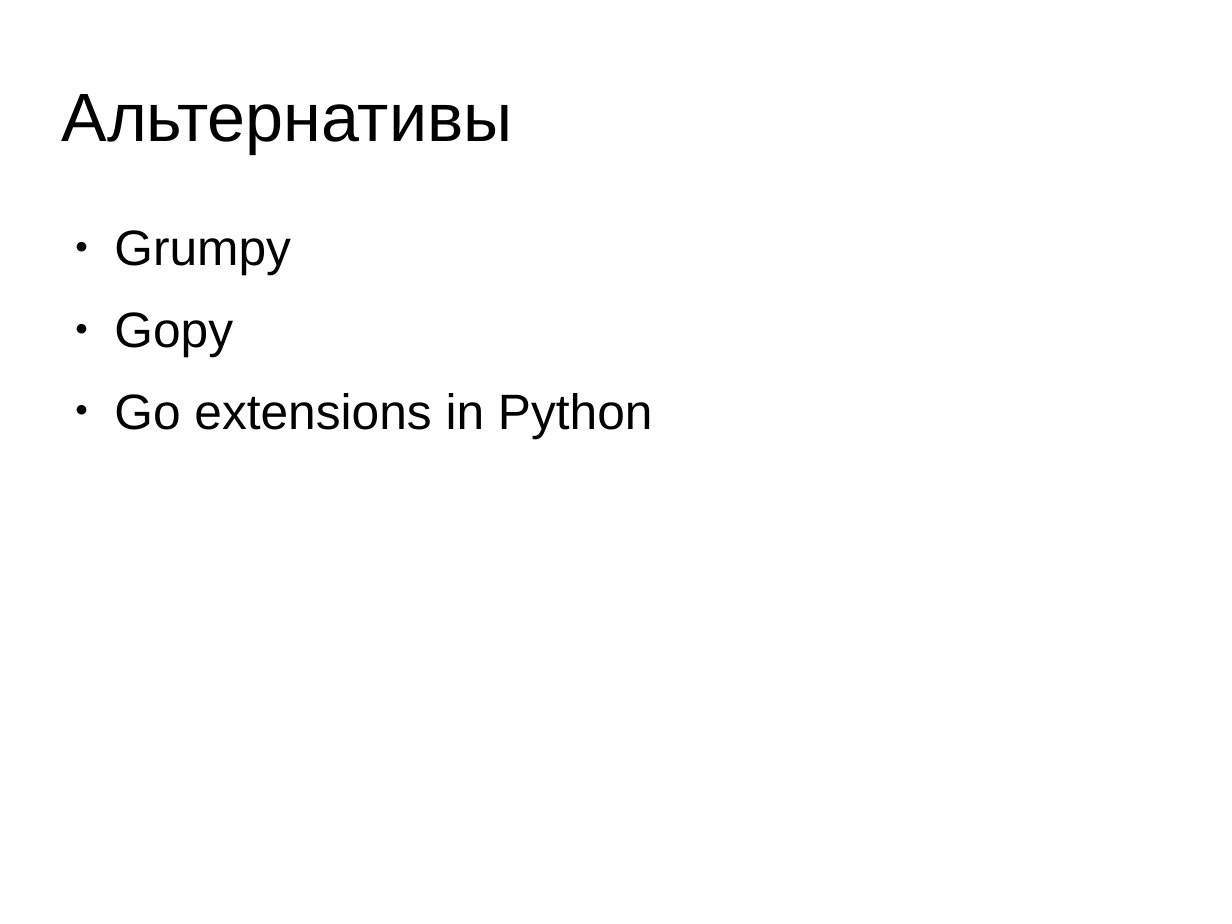
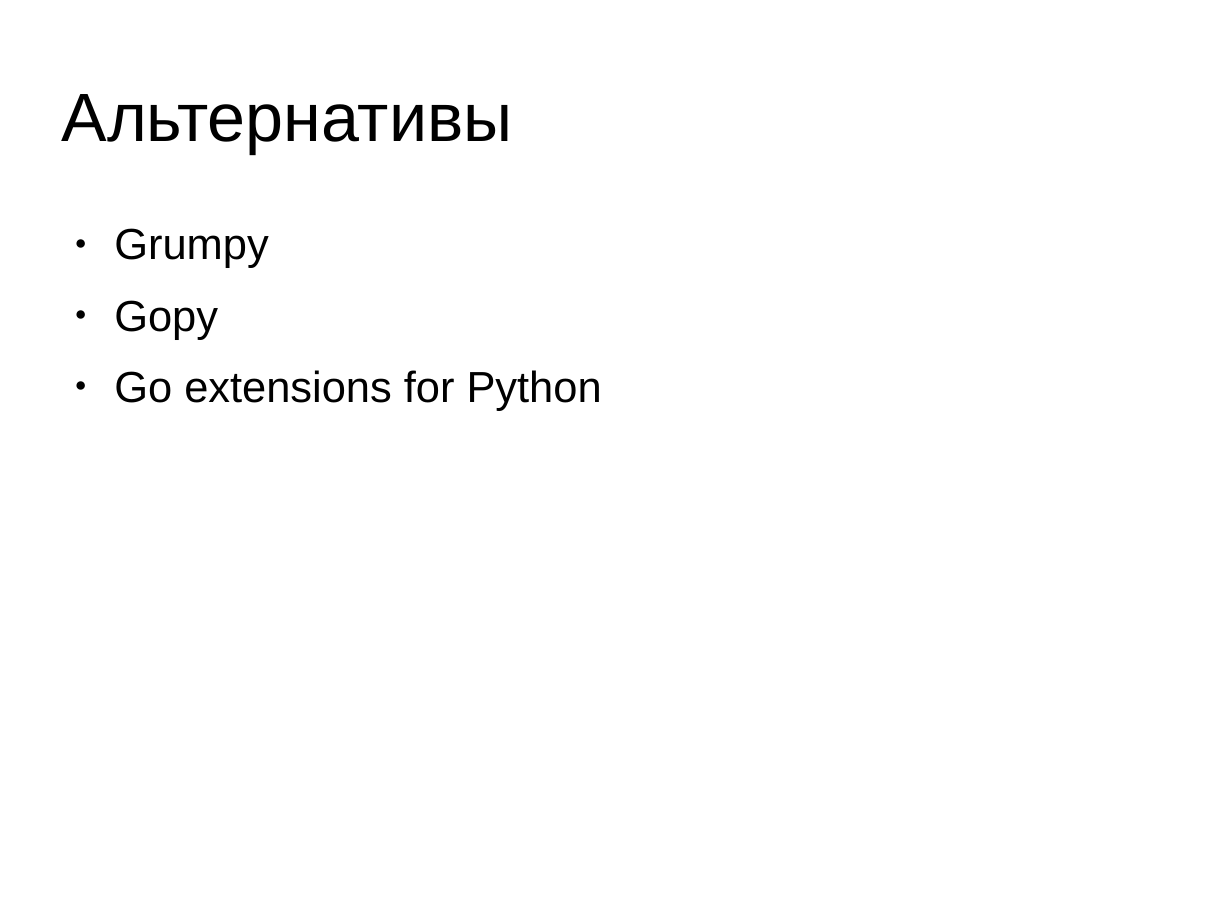
Before and after one commit to deslum/gopipe, a slide deck: slide 5 of presentation.odp. Drawn at 1232x924 pixels with LibreOffice and Linux fonts; fonts in the diff are those of the drawing. Boxes give left, top, right and bottom in pixels: in the first picture for what was removed or moved away, otherwise in the second. Text is boxed around its words. In the diff, an @@ line names an element or a change of style, - is before the commit and + after.

```diff
--- a/presentation.odp
+++ b/presentation.odp
@@ text at <box>114,228,268,340</box>: size 32 to 28 pt in "Grumpy", "Gopy"; less space between paragraphs @@
@@ text at <box>114,370,602,411</box>: text changed; size 32 to 28 pt @@
-● Go extensions in Python
+● Go extensions for Python
```
Also in this commit, not shown: 6 other slides changed, 14 slides added, 2 slides removed, 2 other files.
